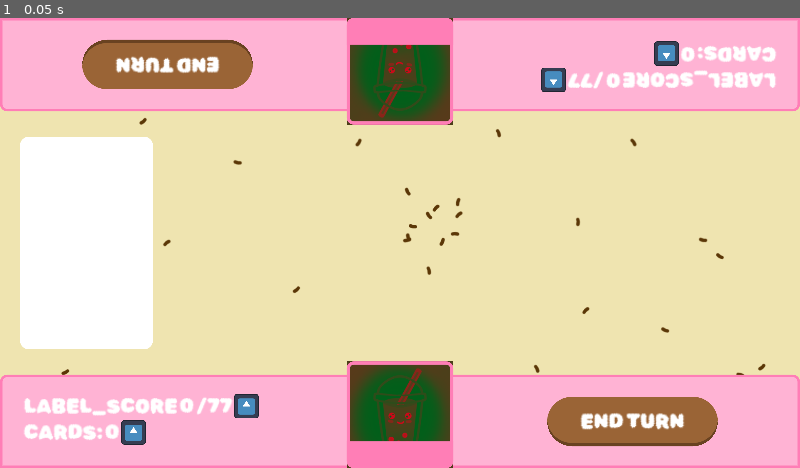
Above: before the commit, frame 1.
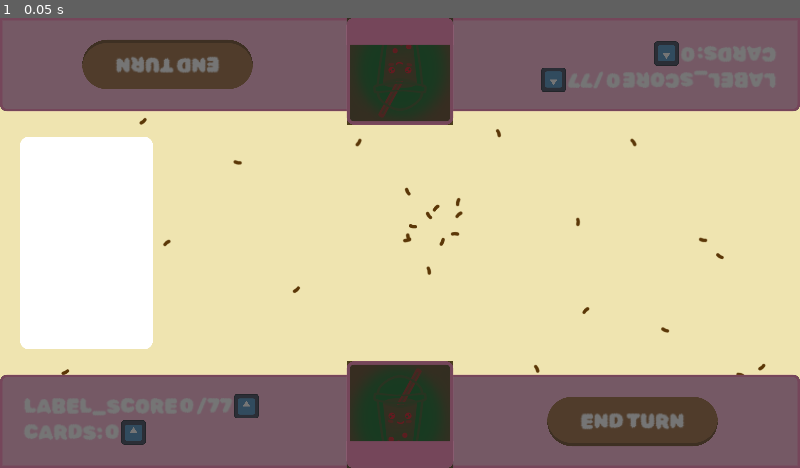
Above: after the commit, the same moment.

Repository: ElQDuck/guinea-piggies
Game: Godot game, scene res://scenes/game.tscn
Same seed, same stepped clock (60 frames per second), same inputs: the game is played once before the commit and once after it. This scene is started directly instead of the project's main scene. The engine's default icon, where the game draws it, is replaced by a stand-in: a white triangle on a blue panel in a dark square.
Inputs:
- Up to frame 1 (0.05 s): no input

The runs differ from the first frame. In frame 1, 41% of the frame differs, in the area x 0-100%, y 0-100%.
Error in both runs: Invalid access to property or key 'primary' on a base object of type 'Dictionary'. (res://scripts/player.gd:54)

Commit message:
feat: minor change

Diff:
--- a/scripts/player.gd
+++ b/scripts/player.gd
@@ -3,7 +3,7 @@
 var player_name: String
 var profile_image_index: int
 var cards_in_hand: Array[Card]
-var player_is_active: bool = true
+var player_is_active: bool = false
 var score: int
 var colorColection: Dictionary = {
 	"primary": Color("ff6b6b"),
